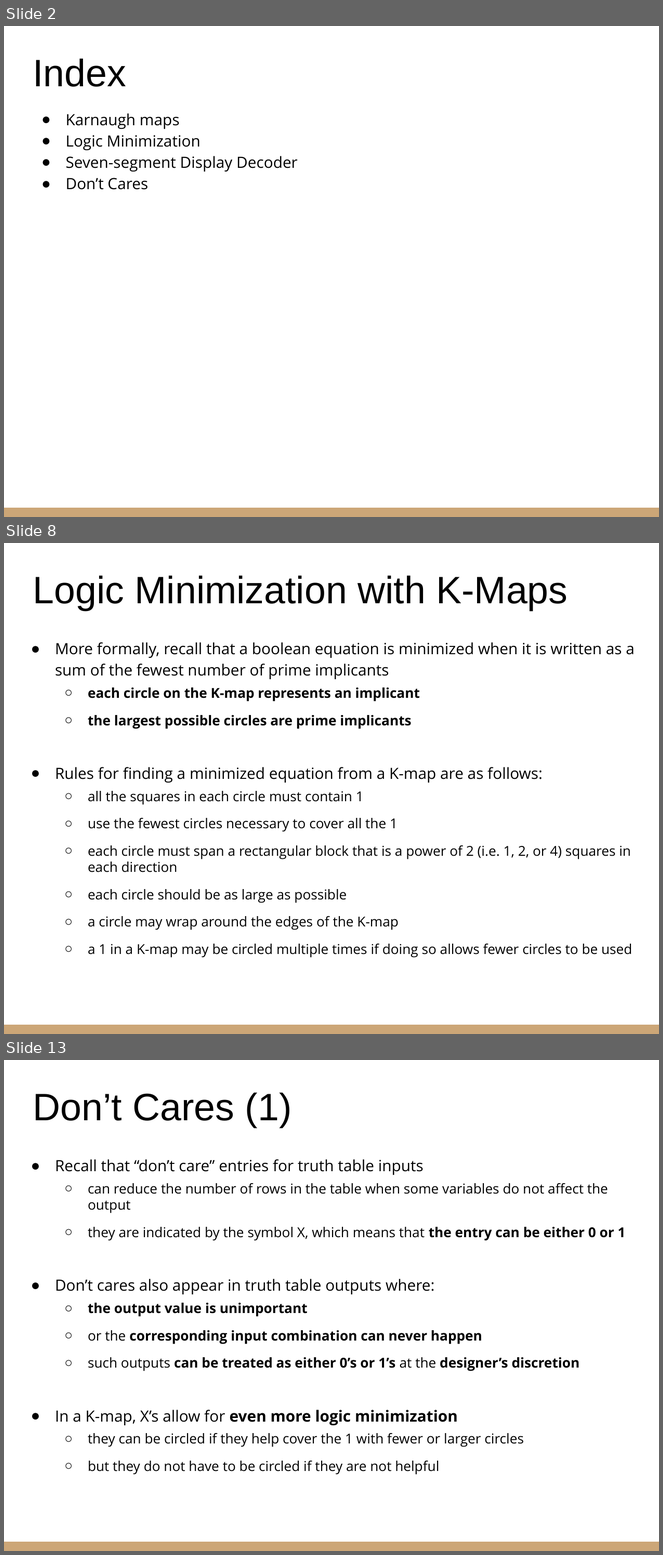
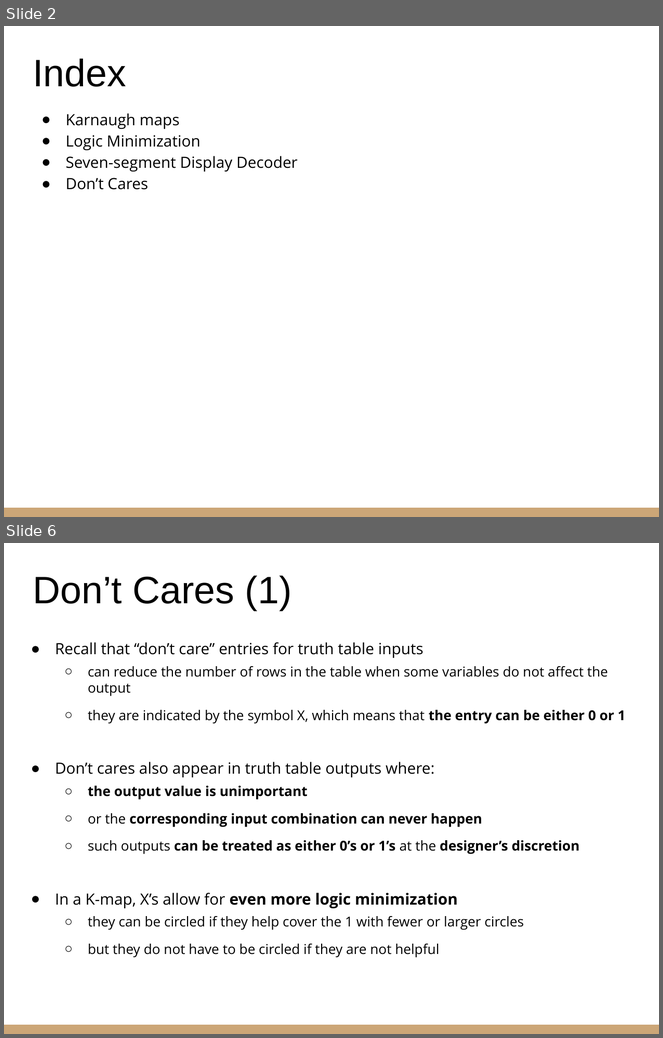
Before and after one commit to riccardoberta/esd, a slide deck: 06 - Karnaugh Maps/slides.pptx. Shown one above the other, each under a label of ours: slides 2, 8 and 13 before the commit, slides 2 and 6 after it; the slides between them are not shown. The pictures are 663x1555 and 663x1038 pixels, drawn with LibreOffice and Linux fonts; fonts in the diff are those of the drawing. Boxes give left, top, right and bottom in pixels: in the first picture for what was removed or moved away, otherwise in the second. Text is boxed around its words. In the diff, an @@ line names an element or a change of style, - is before the commit and + after.

Commit message:
Fix on boolean algebra exercises

```diff
--- a/06 - Karnaugh Maps/slides.pptx
+++ b/06 - Karnaugh Maps/slides.pptx
@@ slide 8 removed at (4, 543, 659, 1034), background #FFFFFF; not listed: 1 template element that a slide beside it also shows @@
@@ title removed at (33, 575, 568, 611) @@
-Logic Minimization with K-Maps
@@ text removed at (55, 642, 635, 958) @@
-● More formally, recall that a boolean equation is minimized when it is written as a sum of the fewest number of prime implicants
-  ○ each circle on the K-map represents an implicant
-  ○ the largest possible circles are prime implicants
-● Rules for finding a minimized equation from a K-map are as follows:
-  ○ all the squares in each circle must contain 1
-  ○ use the fewest circles necessary to cover all the 1
-  ○ each circle must span a rectangular block that is a power of 2 (i.e. 1, 2, or 4) squares in each direction
-  ○ each circle should be as large as possible
-  ○ a circle may wrap around the edges of the K-map
-  ○ a 1 in a K-map may be circled multiple times if doing so allows fewer circles to be used
@@ what was slide 13 is now slide 6 @@
```
Also in this commit, not shown: 3 slides changed, 6 other slides removed, 36 other files.
